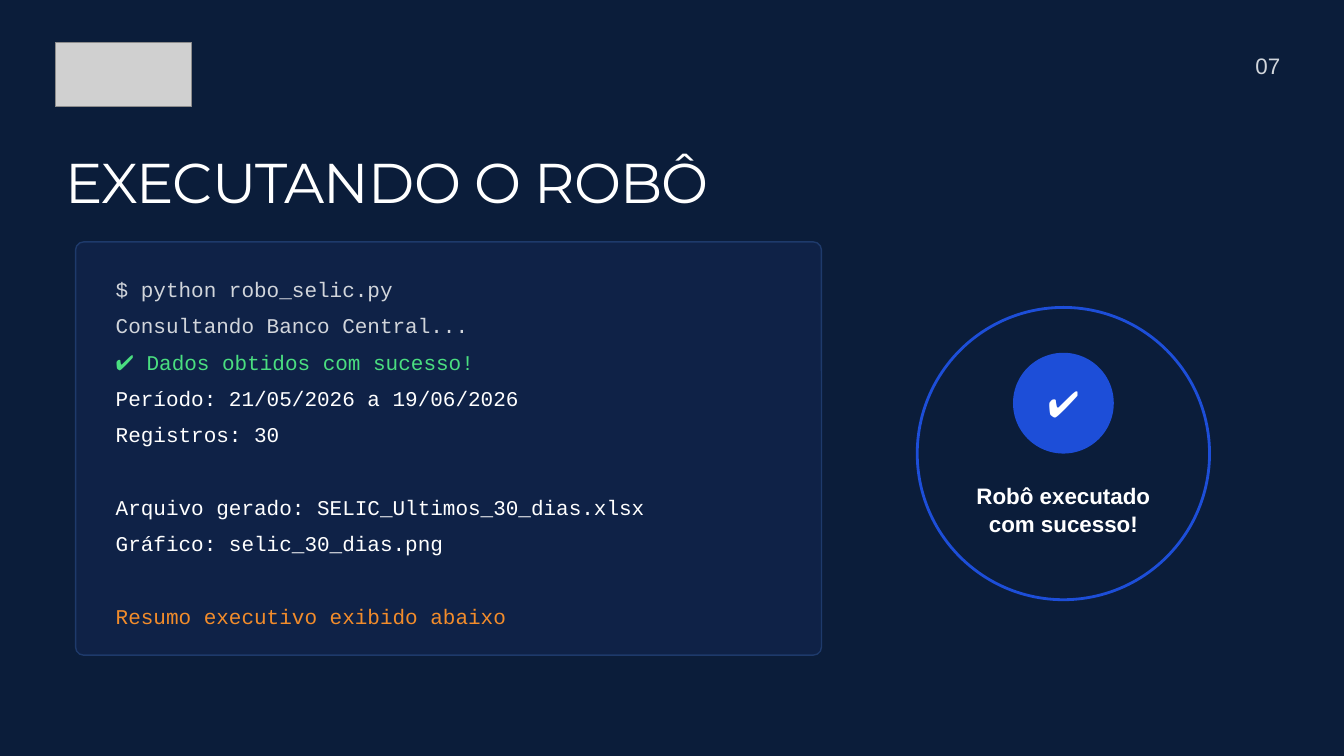
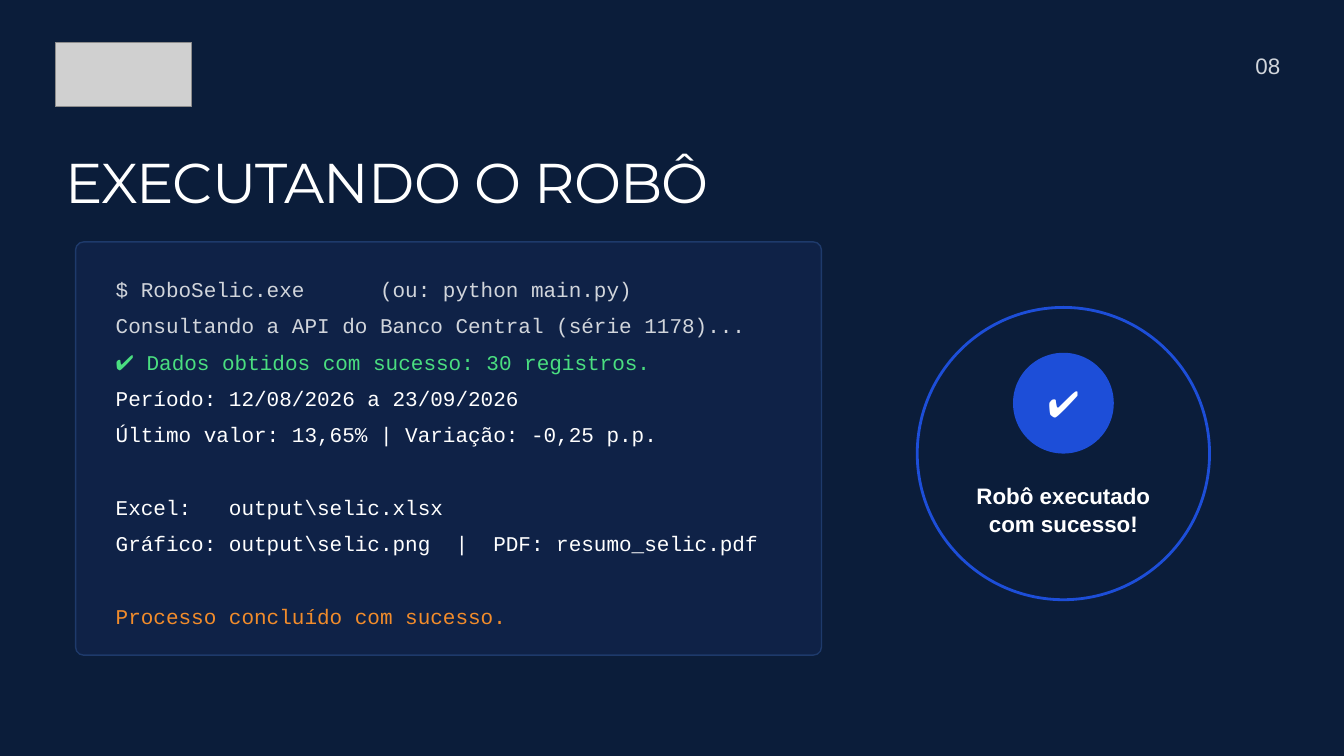
Before and after one commit to thaiza-commits/oficina-de-robos-bma, a slide deck: slide 8 of apresentacao/BMA-Oficina-de-Robos.pptx (slide 7 before the commit). Drawn at 1344x756 pixels with LibreOffice and Linux fonts; fonts in the diff are those of the drawing; grey boxes stand for pictures. Boxes give left, top, right and bottom in pixels: in the first picture for what was removed or moved away, otherwise in the second. Text is boxed around its words. In the diff, an @@ line names an element or a change of style, - is before the commit and + after.

```diff
--- a/apresentacao/BMA-Oficina-de-Robos.pptx
+++ b/apresentacao/BMA-Oficina-de-Robos.pptx
@@ text at (1255,58,1280,74): text changed @@
-07
+08
@@ text at (141,282,632,302): text changed @@
-$ python robo_selic.py
+$ RoboSelic.exe (ou: python main.py)
@@ text at (116,318,745,338): text changed @@
-Consultando Banco Central...
+Consultando a API do Banco Central (série 1178)...
@@ text at (147,355,650,375): text changed @@
-✔ Dados obtidos com sucesso!
+✔ Dados obtidos com sucesso: 30 registros.
@@ text at (116,391,519,407): text changed @@
-Período: 21/05/2026 a 19/06/2026
+Período: 12/08/2026 a 23/09/2026
@@ text at (116,427,657,447): text changed @@
-Registros: 30
+Último valor: 13,65% | Variação: -0,25 p.p.
@@ text at (116,500,443,520): text changed @@
-Arquivo gerado: SELIC_Ultimos_30_dias.xlsx
+Excel: output\selic.xlsx
@@ text at (116,536,757,556): text changed @@
-Gráfico: selic_30_dias.png
+Gráfico: output\selic.png | PDF: resumo_selic.pdf
@@ text at (116,609,506,625): text changed @@
-Resumo executivo exibido abaixo
+Processo concluído com sucesso.
```
Also in this commit, not shown: 6 other slides changed, 1 slide added, 26 other files.
